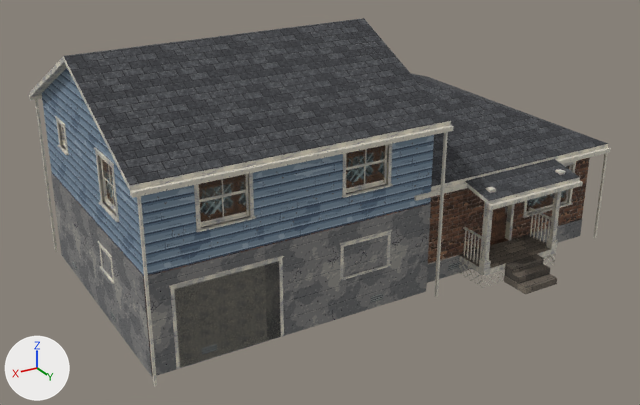
What one commit did to the glTF model THE_VEIL_ASSETS_V2/03_Residential/House_Variants/RES_House_SplitLevel.glb.
Before and after are seen from a 50 mm lens placed at (12.91, 15.01, 12.27), pointed at (0.31, -5.99, 1.77). The lights are fixed; the arrows at lower left show +X, +Y and +Z. The first picture is the older version. Objects named as collision shapes, trigger or cutter boxes, shadow casters or lower levels of detail are left out. Where no turn or scale is listed for an object, it has been applied to the vertices. Vertices at exactly the same position are counted once.

The first picture shows 'INT_GarageDoor_Garage', 'RES_House_SplitLevel_Exterior', 'RES_House_SplitLevel_Interior' and 2 more.
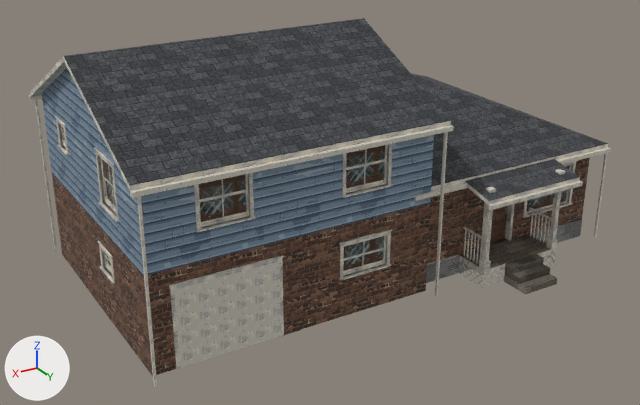
Where the change shows, as pixel boxes (x1, y1, x2, y2) in the pictures (640 x 405 px):
part 1 of me_res_house_splitlevel_exterior, deleted
    before: (72, 261, 383, 355)
part 2 of me_res_house_splitlevel_exterior, cut back
    before: (51, 122, 431, 376)
    after: (73, 122, 345, 249)

Edits to the bpy script that builds the scene:
```text
Change me_res_house_splitlevel_exterior:
    used by ob_res_house_splitlevel_exterior; location = (0.0, 0.0, 0.0)
    remove me_res_house_splitlevel_exterior.from_pydata(...)  # 2106 vertices, 3194 faces; spans x -7.9..7.3, y -12.1..-0.9, z 0.0..7.1
    add me_res_house_splitlevel_exterior.from_pydata(...)  # 2004 vertices, 3074 faces; spans x -7.9..7.3, y -12.1..-0.9, z 0.0..7.1
    me_res_house_splitlevel_exterior part 1: 8 loose pieces with 64 vertices, spanning x -1.1..7.1, y -10.1..-2.5, z 0.2..0.4, are deleted
    me_res_house_splitlevel_exterior part 2
    38 vertices are removed from x -1.1..7.1, y -10.1..-2.5, z 0.0..2.7
    58 faces are deleted
    18 new faces join them, mat_m_arch_sidingblue
```
